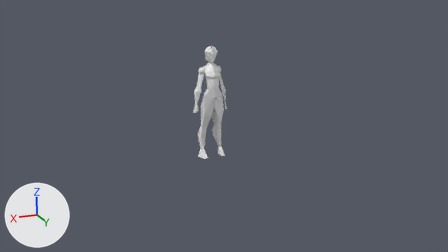
The Blender file Assets/muija4.blend, before and after one commit.
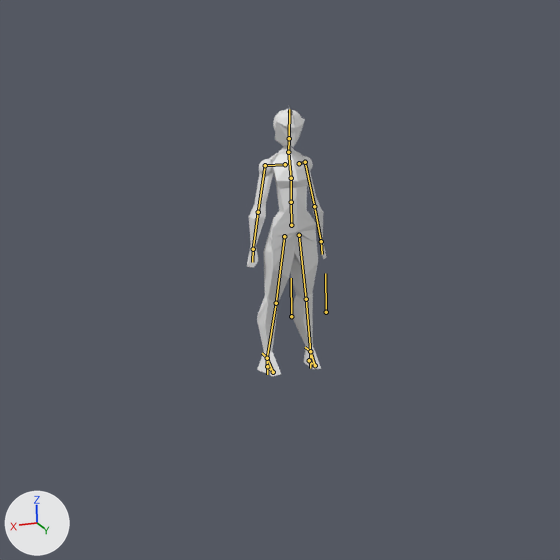
Each version appears first from the file's camera 'Camera', and next in a close-up on the part from 20% to 73% of the width and 0% to 94% of the height. Lighting does not change. The marker at lower left points along +X, +Y and +Z. The bones that bend it are drawn over the model as lines in the close-ups.
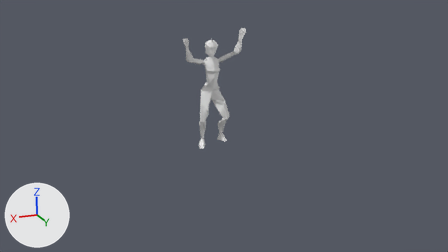
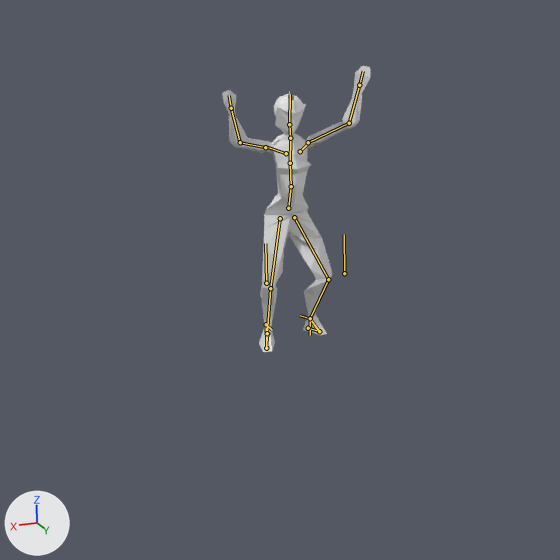
The newer file adds an action. The first version stands in its rest pose; the second is drawn at frame 66 of the action 'Walking bacwards'.

Scene script edits in JSON lines:
```json
{"block": "bone_jalka_ctrl_vasen", "where": "bone_jalka_ctrl_vasen = bpy.data.objects['Armature'].pose.bones['Jalka CTRL VASEN']"}
{"op": "set", "path": "bone_jalka_ctrl_vasen.location", "old": "(0.0, 0.0, 0.0)", "new": "(0.0, -1.18, 0.0)"}
{"op": "set", "path": "bone_jalka_ctrl_vasen.rotation_quaternion", "old": "(1.0, 0.0, 0.0, 0.0)", "new": "(0.982, 0.0, -0.188, 0.0)", "note": "degrees (0, 0, 0) -> degrees (0, -22, 0)"}
{"block": "bone_jalka_ctrl_oikea", "where": "bone_jalka_ctrl_oikea = bpy.data.objects['Armature'].pose.bones['Jalka CTRL OIKEA']"}
{"op": "set", "path": "bone_jalka_ctrl_oikea.location", "old": "(0.0, 0.0, 0.0)", "new": "(0.0, -1.18, 0.0)"}
{"op": "set", "path": "bone_jalka_ctrl_oikea.rotation_quaternion", "old": "(1.0, 0.0, 0.0, 0.0)", "new": "(0.977, 0.0, 0.215, 0.0)", "note": "degrees (0, 0, 0) -> degrees (0, 25, 0)"}
{"block": "bone_jalka_roll_ctrl_oikea", "where": "bone_jalka_roll_ctrl_oikea = bpy.data.objects['Armature'].pose.bones['Jalka Roll Ctrl OIKEA']  # child of 'Jalka CTRL OIKEA'"}
{"op": "set", "path": "bone_jalka_roll_ctrl_oikea.rotation_quaternion", "old": "(1.0, 0.0, 0.0, 0.0)", "new": "(0.846, 0.323, -0.135, 0.09)", "note": "degrees (0, 0, 0) -> degrees (41, -20, 5)"}
{"block": "bone_selkä_ala_controll", "where": "bone_selkä_ala_controll = bpy.data.objects['Armature'].pose.bones['Selkä ala controll']"}
{"op": "set", "path": "bone_selkä_ala_controll.location", "old": "(0.0, 0.0, 0.0)", "new": "(0.0, -0.51, 0.0)"}
{"op": "set", "path": "bone_selkä_ala_controll.rotation_quaternion", "old": "(1.0, 0.0, 0.0, 0.0)", "new": "(0.988, 0.116, 0.018, 0.018)", "note": "degrees (0, 0, 0) -> degrees (13, 2, 2)"}
{"block": "bone_selkä_ala_002", "where": "bone_selkä_ala_002 = bpy.data.objects['Armature'].pose.bones['Selkä ala.002']  # child of 'Selkä ala'"}
{"op": "set", "path": "bone_selkä_ala_002.location", "old": "(0.0, 0.0, 0.0)", "new": "(0.05, 1.18, 0.13)"}
{"op": "set", "path": "bone_selkä_ala_002.rotation_quaternion", "old": "(1.0, 0.0, 0.0, 0.0)", "new": "(0.994, -0.033, 0.007, -0.021)", "note": "degrees (0, 0, 0) -> degrees (-4, 1, -2)"}
{"block": "bone_selkä_ylä", "where": "bone_selkä_ylä = bpy.data.objects['Armature'].pose.bones['Selkä ylä']  # child of 'Selkä ala.002'"}
{"op": "set", "path": "bone_selkä_ylä.rotation_quaternion", "old": "(1.0, 0.0, 0.0, 0.0)", "new": "(0.984, -0.179, -0.004, 0.0)", "note": "degrees (0, 0, 0) -> degrees (-21, 0, 0)"}
{"block": "bone_kaula", "where": "bone_kaula = bpy.data.objects['Armature'].pose.bones['Kaula']  # child of 'Selkä ylä'"}
{"op": "set", "path": "bone_kaula.rotation_quaternion", "old": "(1.0, 0.0, 0.0, 0.0)", "new": "(0.971, 0.227, 0.068, -0.009)", "note": "degrees (0, 0, 0) -> degrees (26, 8, 1)"}
{"block": "bone_solisluu_vasen", "where": "bone_solisluu_vasen = bpy.data.objects['Armature'].pose.bones['Solisluu vasen']  # child of 'Selkä ylä'"}
{"op": "set", "path": "bone_solisluu_vasen.rotation_quaternion", "old": "(1.0, 0.0, 0.0, 0.0)", "new": "(0.992, 0.041, 0.033, -0.034)", "note": "degrees (0, 0, 0) -> degrees (5, 4, -4)"}
{"block": "bone_yläkäsi_vasen", "where": "bone_yläkäsi_vasen = bpy.data.objects['Armature'].pose.bones['Yläkäsi vasen']  # child of 'Solisluu vasen'"}
{"op": "set", "path": "bone_yläkäsi_vasen.location", "old": "(0.0, 0.0, 0.0)", "new": "(-0.02, -0.01, 0.0)"}
{"op": "set", "path": "bone_yläkäsi_vasen.rotation_quaternion", "old": "(1.0, 0.0, 0.0, 0.0)", "new": "(0.453, 0.267, -0.289, -0.665)", "note": "degrees (0, 0, 0) -> degrees (52, 7, -108)"}
{"block": "bone_alakäsi_vasen", "where": "bone_alakäsi_vasen = bpy.data.objects['Armature'].pose.bones['Alakäsi vasen']  # child of 'Yläkäsi vasen'"}
{"op": "set", "path": "bone_alakäsi_vasen.location", "old": "(0.0, 0.0, 0.0)", "new": "(-0.02, 0.03, -0.04)"}
{"op": "set", "path": "bone_alakäsi_vasen.rotation_quaternion", "old": "(1.0, 0.0, 0.0, 0.0)", "new": "(0.853, 0.024, -0.101, -0.426)", "note": "degrees (0, 0, 0) -> degrees (8, -10, -54)"}
{"block": "bone_yläkäsi_oikea", "where": "bone_yläkäsi_oikea = bpy.data.objects['Armature'].pose.bones['Yläkäsi oikea']  # child of 'Solisluu oikea'"}
{"op": "set", "path": "bone_yläkäsi_oikea.location", "old": "(0.0, 0.0, 0.0)", "new": "(-0.02, 0.01, 0.0)"}
{"op": "set", "path": "bone_yläkäsi_oikea.rotation_quaternion", "old": "(1.0, 0.0, 0.0, 0.0)", "new": "(0.512, 0.215, 0.325, 0.623)", "note": "degrees (0, 0, 0) -> degrees (51, 5, 103)"}
{"block": "bone_alakäsi_oikea", "where": "bone_alakäsi_oikea = bpy.data.objects['Armature'].pose.bones['Alakäsi oikea']  # child of 'Yläkäsi oikea'"}
{"op": "set", "path": "bone_alakäsi_oikea.location", "old": "(0.0, 0.0, 0.0)", "new": "(-0.02, -0.05, 0.05)"}
{"op": "set", "path": "bone_alakäsi_oikea.rotation_quaternion", "old": "(1.0, 0.0, 0.0, 0.0)", "new": "(0.881, -0.057, -0.03, 0.429)", "note": "degrees (0, 0, 0) -> degrees (-8, 0, 52)"}
```

Pixel boxes (x1, y1, x2, y2) of what changed, in the close-ups (560 x 560 px):
```json
{"object": "Cube", "change": "posed", "before": [247, 107, 326, 376], "after": [222, 66, 371, 352], "on screen": "88% wider, 6% taller"}
{"bone": "Jalka CTRL VASEN", "before": "(310, 351) to (310, 368)", "after": "(310, 318) to (310, 335)"}
{"bone": "Jalka CTRL OIKEA", "before": "(267, 358) to (267, 374)", "after": "(266, 324) to (266, 341)"}
{"bone": "Jalka Roll Ctrl OIKEA", "before": "(267, 358) to (262, 353)", "after": "(266, 324) to (272, 330)"}
{"bone": "Selkä ala controll", "before": "(291, 202) to (291, 225)", "after": "(291, 186) to (288, 208)"}
{"bone": "Selkä ala.002", "before": "(291, 202) to (291, 178)", "after": "(291, 186) to (290, 163)"}
{"bone": "Selkä ylä", "before": "(291, 178) to (288, 152)", "after": "(290, 163) to (290, 138)"}
{"bone": "Kaula", "before": "(288, 152) to (289, 138)", "after": "(290, 138) to (289, 124)"}
{"bone": "Solisluu vasen", "before": "(299, 163) to (305, 162)", "after": "(300, 151) to (308, 143)"}
{"bone": "Yläkäsi vasen", "before": "(305, 162) to (314, 206)", "after": "(308, 142) to (349, 123)"}
{"bone": "Alakäsi vasen", "before": "(314, 206) to (321, 241)", "after": "(349, 123) to (359, 85)"}
{"bone": "Yläkäsi oikea", "before": "(265, 165) to (258, 212)", "after": "(265, 147) to (240, 142)"}
{"bone": "Alakäsi oikea", "before": "(258, 212) to (253, 249)", "after": "(240, 142) to (231, 108)"}
```
